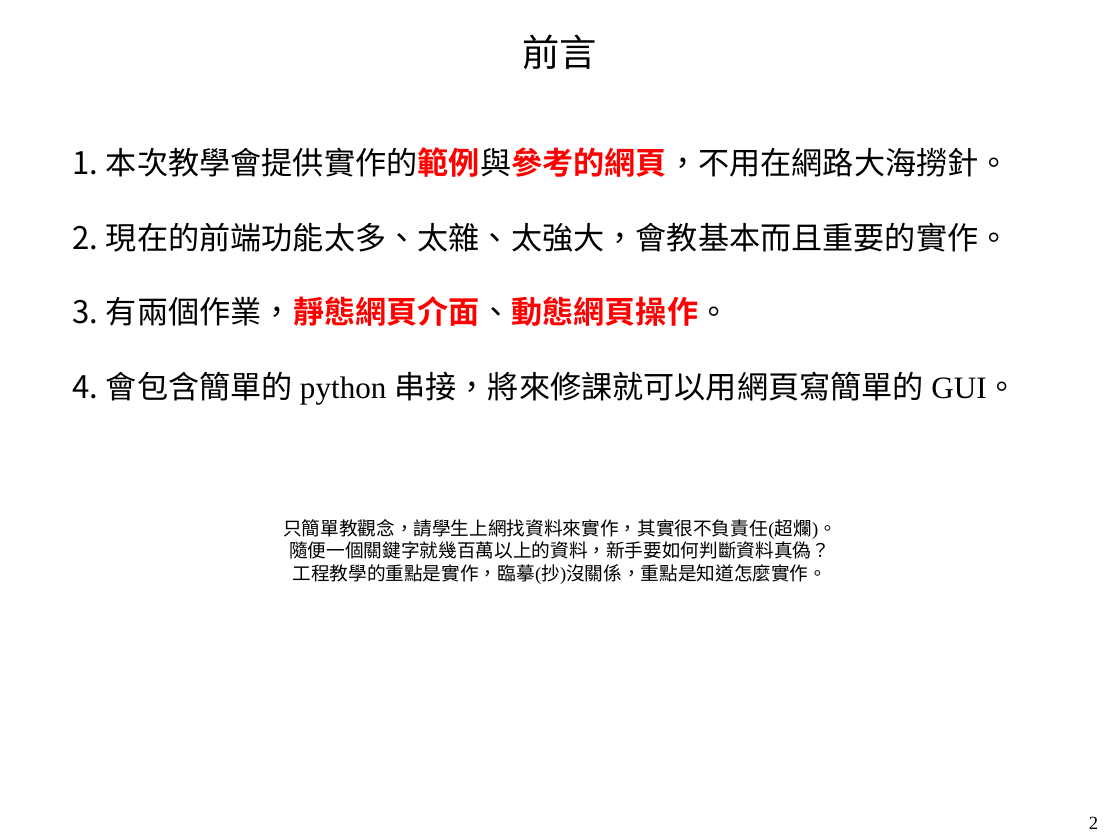
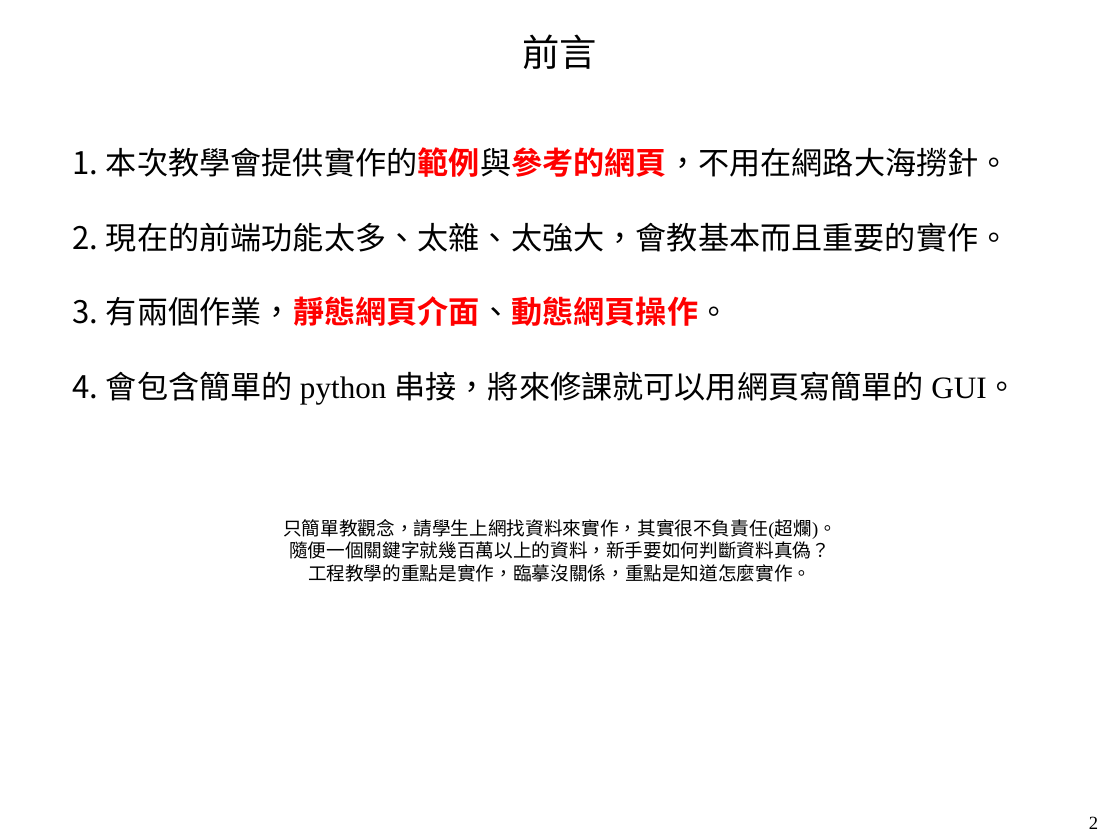
Before and after one commit to mar120434/2021_web_tutor, a slide deck: slide 2 of 靜態網頁.pptx. Drawn at 1120x840 pixels with LibreOffice and Linux fonts; fonts in the diff are those of the drawing. Boxes give left, top, right and bottom in pixels: in the first picture for what was removed or moved away, otherwise in the second. Text is boxed around its words. In the diff, an @@ line names an element or a change of style, - is before the commit and + after.

```diff
--- a/靜態網頁.pptx
+++ b/靜態網頁.pptx
@@ text at (x1=308, y1=564, x2=811, y2=582): text changed @@
-工程教學的重點是實作，臨摹(抄)沒關係，重點是知道怎麼實作。
+工程教學的重點是實作，臨摹沒關係，重點是知道怎麼實作。
```
Also in this commit, not shown: 3 other slides changed, 5 slides added, 4 other files.
